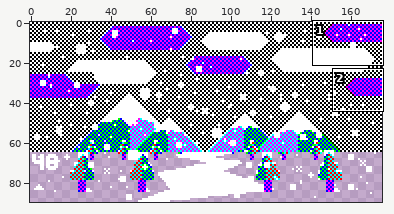
One commit to this sprite sheet: AFBWeatherland/0048.png. Above, an overview of the earlier version with the close-up marked.
Close-up. Earlier state:
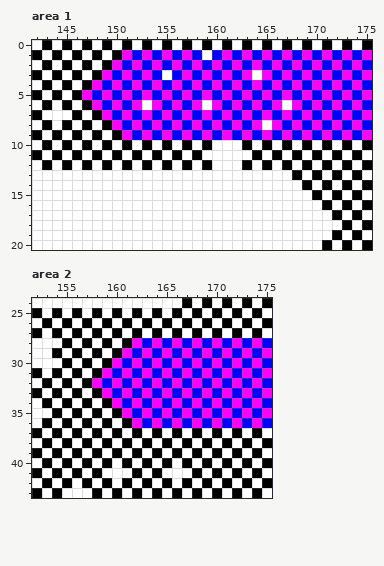
The file is 176x90 pixels. Shown: area 1: x 142..175, y 0..20; area 2: x 152..175, y 24..43. The commit also changed other parts of the picture, which this record leaves out.
The result:
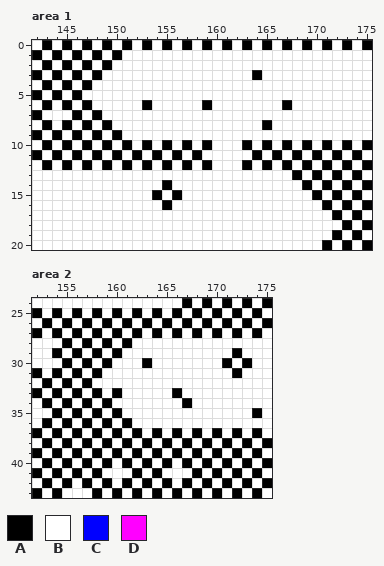
Palette (. is transparent): A #000000  B #ffffff  C #0000ff  D #ff00ff
The exact change:
Area 1:
y 1: x 151..158 DCDCDCDC -> BBBBBBBB; x 160..175 CDCDCDCDCDCDCDCD -> BBBBBBBBBBBBBBBB
y 2: x 150..175 DCDCDCDCDCDCDCDCDCDCDCDCDC -> BBBBBBBBBBBBBBBBBBBBBBBBBB
y 3: x 149..154 DCDCDC -> BBBBBB; x 156..175 CDCDCDCDBDCDCDCDCDCD -> BBBBBBBBABBBBBBBBBBB
y 4: x 148..175 DCDCDCDCDCDCDCDCDCDCDCDCDCDC -> BBBBBBBBBBBBBBBBBBBBBBBBBBBB
y 5: x 147..175 DCDCDCDCDCDCDCDCDCDCDCDCDCDCD -> BBBBBBBBBBBBBBBBBBBBBBBBBBBBB
y 6: x 148..175 DCDCDBDCDCDBDCDCDCDBDCDCDCDC -> BBBBBABBBBBABBBBBBBABBBBBBBB
y 7: x 149..175 DCDCDCDCDCDCDCDCDCDCDCDCDCD -> BBBBBBBBBBBBBBBBBBBBBBBBBBB
y 8: x 150..175 DCDCDCDCDCDCDCDBDCDCDCDCDC -> BBBBBBBBBBBBBBBABBBBBBBBBB
y 9: x 151..175 DCDCDCDCDCDCDCDCDCDCDCDCD -> BBBBBBBBBBBBBBBBBBBBBBBBB
y 14: x 155 B -> A
y 15: x 154 B -> A; x 156 B -> A
y 16: x 155 B -> A
Area 2:
y 28: x 162..175 DCDCDCDCDCDCDC -> BBBBBBBBBBBBBB
y 29: x 161..175 DCDCDCDCDCDCDCD -> BBBBBBBBBBBABBB
y 30: x 160..175 DCDCDCDCDCDCDCDC -> BBBABBBBBBBABABB
y 31: x 159..175 DCDCDCDCDCDCDCDCD -> BBBBBBBBBBBBBABBB
y 32: x 158..175 DCDCDCDCDCDCDCDCDC -> BBBBBBBBBBBBBBBBBB
y 33: x 159..175 DCDCDCDCDCDCDCDCD -> BABBBBBABBBBBBBBB
y 34: x 160..175 DCDCDCDCDCDCDCDC -> BBBBBBBABBBBBBBB
y 35: x 161..175 DCDCDCDCDCDCDCD -> BBBBBBBBBBBBBAB
y 36: x 162..175 DCDCDCDCDCDCDC -> BBBBBBBBBBBBBB
Changed places in both close-ups, as pixel boxes (x1, y1, x2, y2):
changed: (82, 50, 372, 210)
changed: (92, 338, 272, 428)
